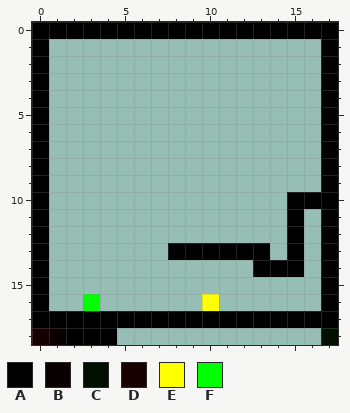
Pixel-art sprite -- ninjad/data/maps/map7.png. Above is the file before it was changed.
The file is 18x19 pixels. Colours within 5 levels of each other are drawn and written as one.
Palette (. is transparent): A #000000  B #0a0000  C #011000  D #190000  E #ffff00  F #00ff00
Pixels before, first column x 0:
 0 AAAAAAAAAAAAAAAAAA
 1 A................A
 2 A................A
 3 A................A
 4 A................A
 5 A................A
 6 A................A
 7 A................A
 8 A................A
 9 A................A
10 A..............AAA
11 A..............A.A
12 A..............A.A
13 A.......AAAAAA.A.A
14 A............AAA.A
15 A................A
16 A..F......E......A
17 AAAAAAAAAAAAAAAAAA
18 DBAAA............C
After:
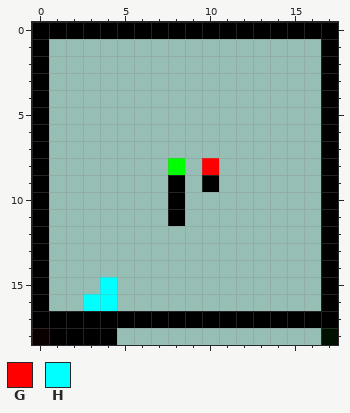
Colours new in this view: G #ff0000  H #00ffff
Difference:
Changed rows in their new state; - is an unchanged pixel.
first column x 0:
 8 --------F-G------
 9 --------A-A------
10 --------A------..
11 --------A------.-
12 ---------------.-
13 --------......-.-
14 -------------...-
15 ----H------------
16 ---HH-----.------
18 BA---------------
Boxes around the changes in both pictures, in picture pixels (x1, y1, x2, y2):
changed: (32, 158, 321, 345)
